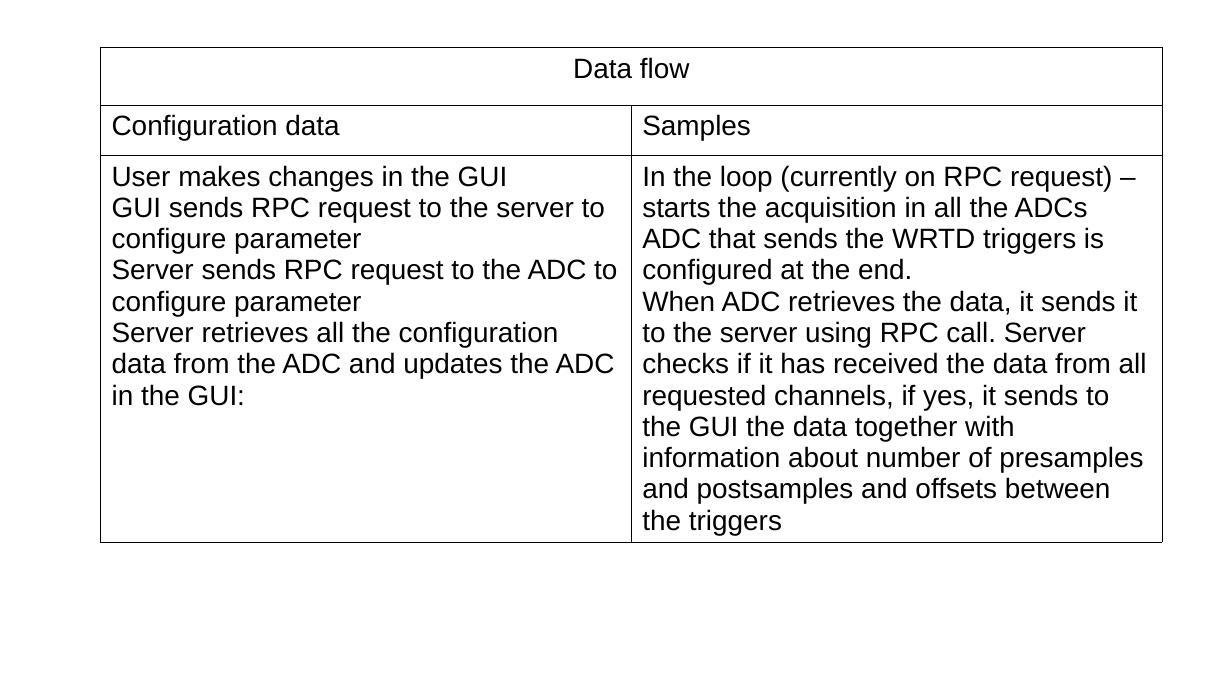
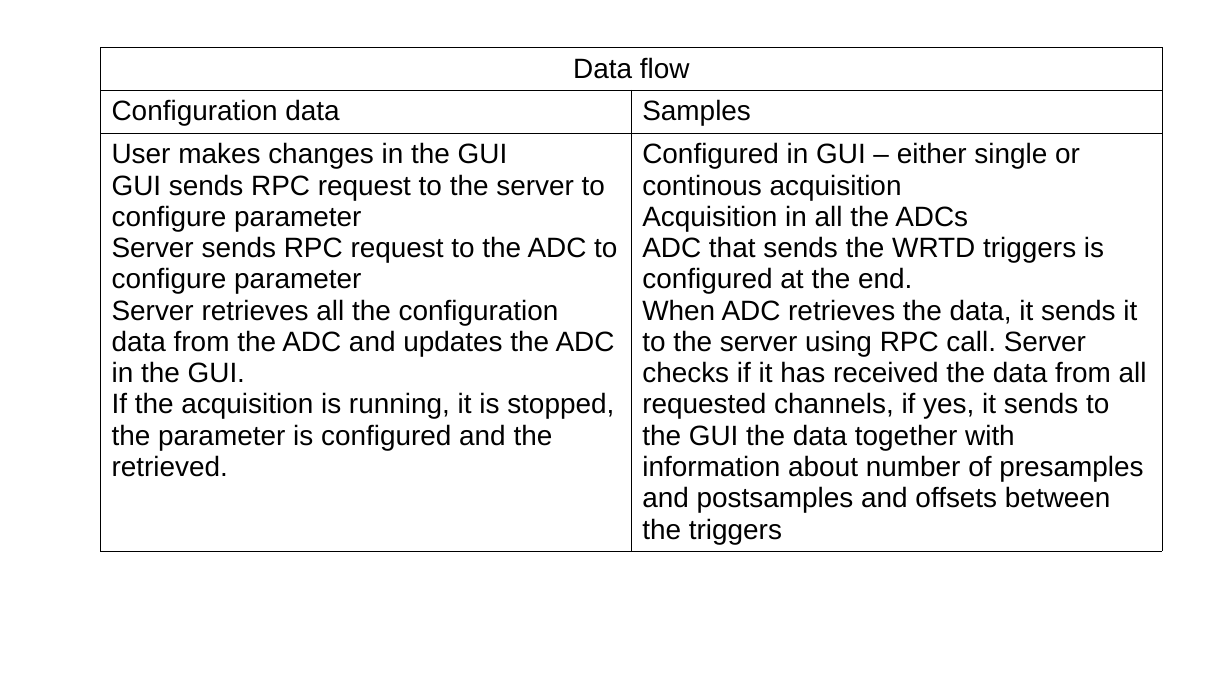
Before and after one commit to mmalczak/distributed-oscilloscope, a slide deck: slide 4 of documentation/review.odp. Drawn at 1232x693 pixels with LibreOffice and Linux fonts; fonts in the diff are those of the drawing. Boxes give left, top, right and bottom in pixels: in the first picture for what was removed or moved away, otherwise in the second. Text is boxed around its words. In the diff, an @@ line names an element or a change of style, - is before the commit and + after.

Commit message:
Updated presentation

```diff
--- a/documentation/review.odp
+++ b/documentation/review.odp
@@ table at box(101, 47, 1163, 548) @@
-row 3, column 1: User makes changes in the GUI / GUI sends RPC request to the server to configure parameter / Server sends RPC request to the ADC to configure parameter / Server retrieves all the configuration data from the ADC and updates the ADC in the GUI:
+row 3, column 1: User makes changes in the GUI / GUI sends RPC request to the server to configure parameter / Server sends RPC request to the ADC to configure parameter / Server retrieves all the configuration data from the ADC and updates the ADC in the GUI. / If the acquisition is running, it is stopped, the parameter is configured and the retrieved.
-row 3, column 2: In the loop (currently on RPC request) – starts the acquisition in all the ADCs / ADC that sends the WRTD triggers is configured at the end. / When ADC retrieves the data, it sends it to the server using RPC call. Server checks if it has received the data from all requested channels, if yes, it sends to the GUI the data together with information about number of presamples and postsamples and offsets between the triggers
+row 3, column 2: Configured in GUI – either single or continous acquisition / Acquisition in all the ADCs / ADC that sends the WRTD triggers is configured at the end. / When ADC retrieves the data, it sends it to the server using RPC call. Server checks if it has received the data from all requested channels, if yes, it sends to the GUI the data together with information about number of presamples and postsamples and offsets between the triggers
```
Also in this commit, not shown: 6 other slides changed.
